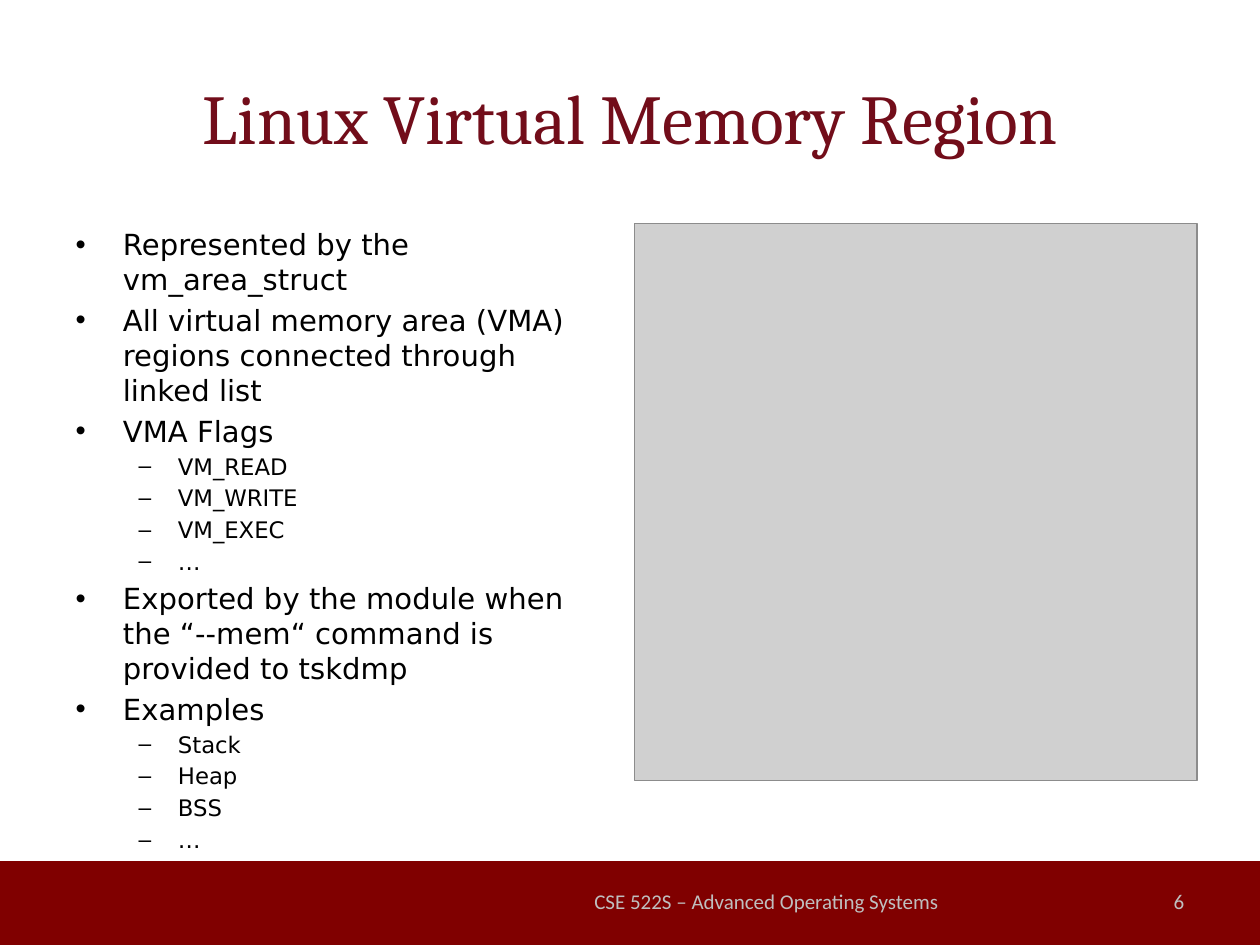
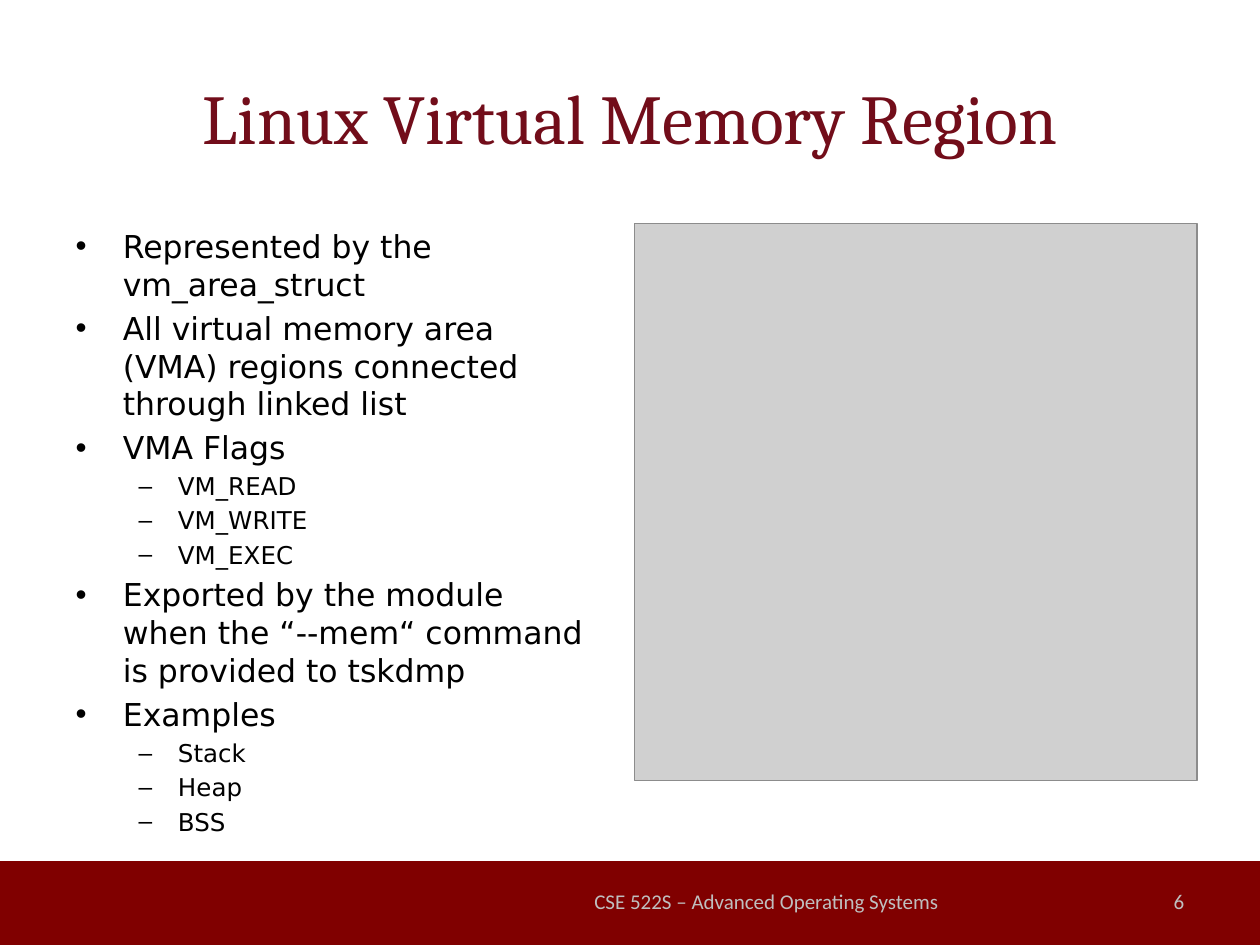
Before and after one commit to millerrt3/LinuxSuspendable, a slide deck: slide 6 of final_presentation.pptx. Drawn at 1260x945 pixels with LibreOffice and Linux fonts; fonts in the diff are those of the drawing; grey boxes stand for pictures; background and template pictures are left out. Boxes give left, top, right and bottom in pixels: in the first picture for what was removed or moved away, otherwise in the second. Text is boxed around its words. In the diff, an @@ line names an element or a change of style, - is before the commit and + after.

```diff
--- a/final_presentation.pptx
+++ b/final_presentation.pptx
@@ text at (x1=123, y1=234, x2=582, y2=832): paragraph removed @@
-  – …
@@ text at (x1=123, y1=234, x2=582, y2=832): paragraph removed @@
-  – …
@@ text "Represented by the vm_area_struct" at (x1=123, y1=234, x2=582, y2=832): size 16.6 to 18 pt in "Represented by the vm_area_struct", "All virtual memory area (VMA) regions connected ...", "VMA Flags", "Exported by the module when the “--mem“ ..." and 1 more places; size 12.9 to 14 pt in "VM_READ", "VM_WRITE", "VM_EXEC", "Stack" and 2 more places @@
```
Also in this commit, not shown: 7 other slides changed, 7 other files.
